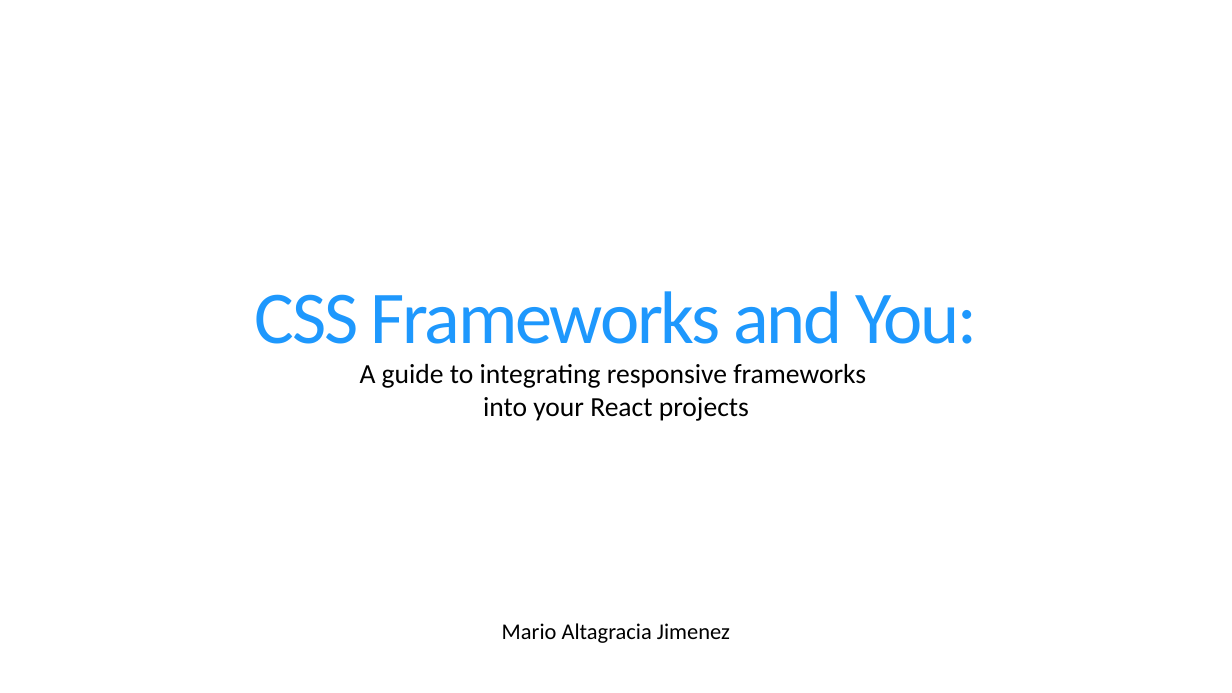
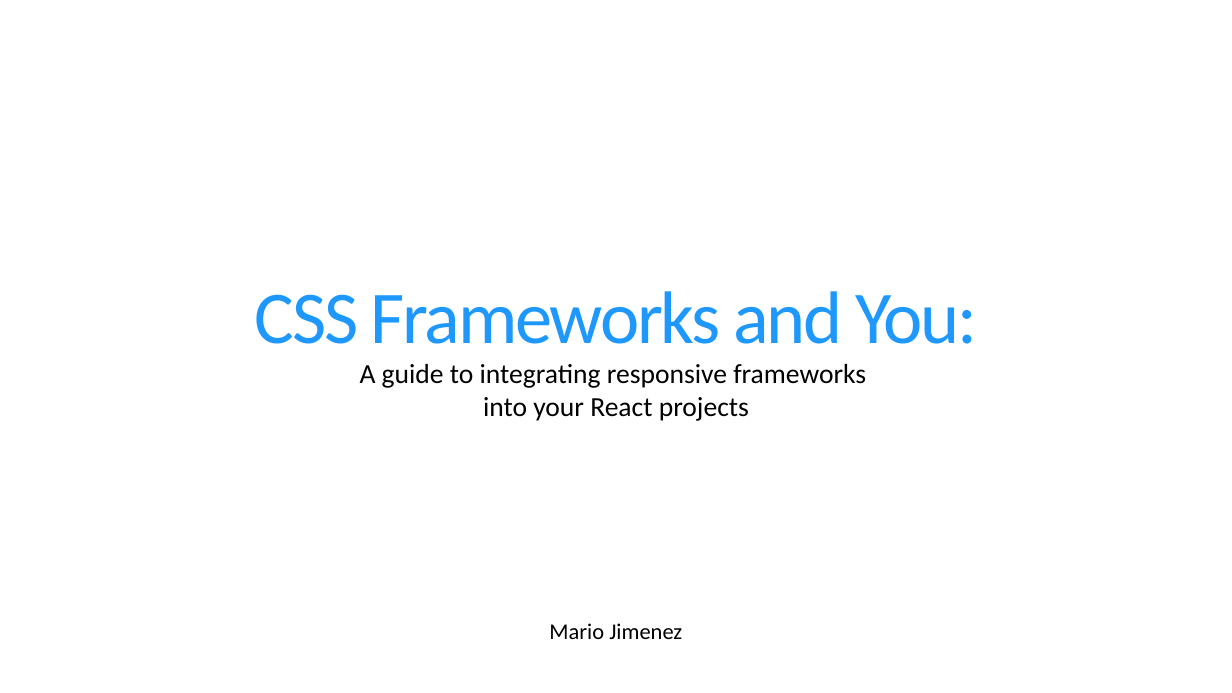
Before and after one commit to tjdev7/reactatx-css-frameworks-samples, a slide deck: slide 1 of presentationslide/CSS-Frameworks-ReactATX-Presentation.pptx. Drawn at 1232x693 pixels with LibreOffice and Linux fonts; fonts in the diff are those of the drawing; background and template pictures are left out. Boxes give left, top, right and bottom in pixels: in the first picture for what was removed or moved away, otherwise in the second. Text is boxed around its words. In the diff, an @@ line names an element or a change of style, - is before the commit and + after.

Commit message:
reactatx-css-frameworks-05
- Resolved some typos and missing links inside the presentation
- Removed test code from sample repo

```diff
--- a/presentationslide/CSS-Frameworks-ReactATX-Presentation.pptx
+++ b/presentationslide/CSS-Frameworks-ReactATX-Presentation.pptx
@@ text at <box>549,623,682,639</box>: text changed @@
-Mario Altagracia Jimenez
+Mario Jimenez
```
Also in this commit, not shown: 5 other slides changed, 9 other files.
